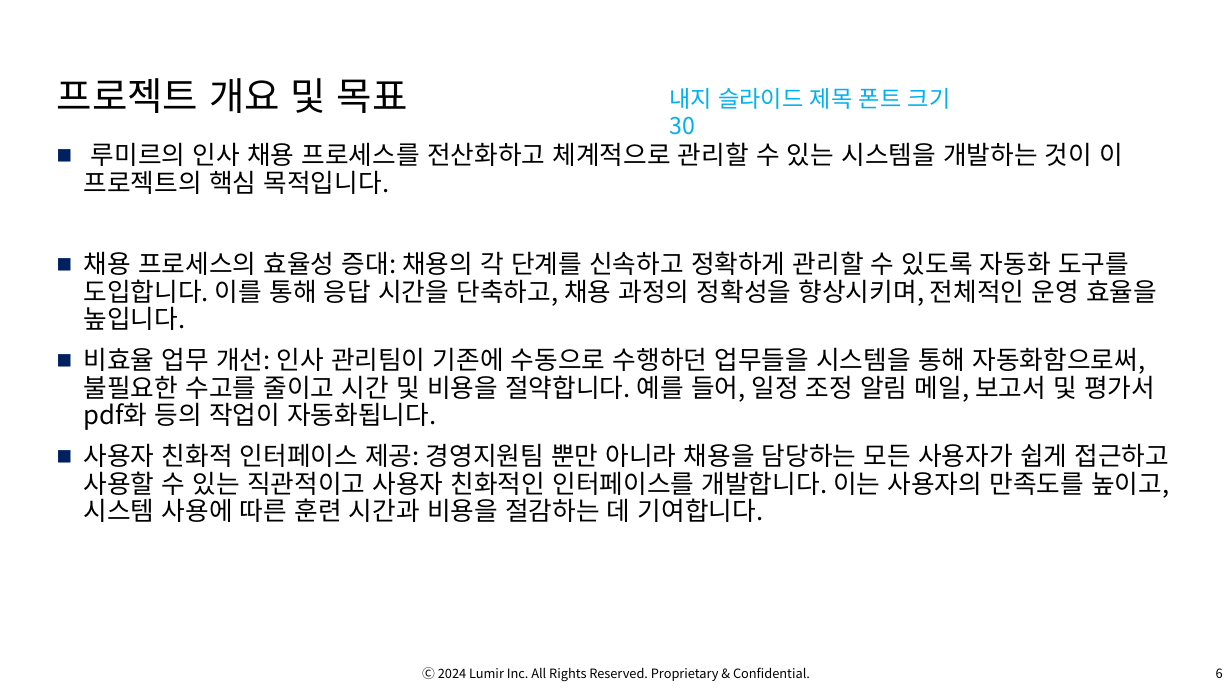
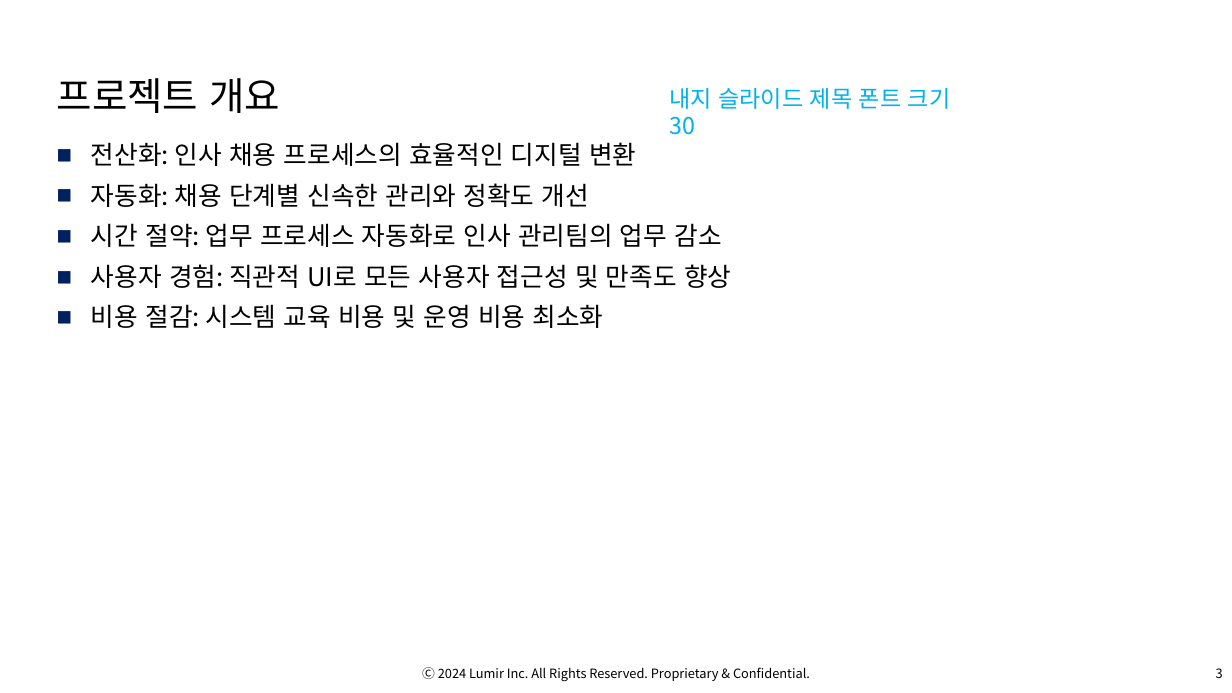
Before and after one commit to OsterRepository/OsterRepository, a slide deck: slide 4 of 기술 7부 김민수 성과 발표.pptx (slide 7 before the commit). Drawn at 1232x693 pixels with LibreOffice and Linux fonts; fonts in the diff are those of the drawing; background and template pictures are left out. Boxes give left, top, right and bottom in pixels: in the first picture for what was removed or moved away, otherwise in the second. Text is boxed around its words. In the diff, an @@ line names an element or a change of style, - is before the commit and + after.

```diff
--- a/기술 7부 김민수 성과 발표.pptx
+++ b/기술 7부 김민수 성과 발표.pptx
@@ title at (57,78,280,113): text changed @@
-프로젝트 개요 및 목표
+프로젝트 개요
@@ text at (91,142,731,328): text changed @@
-■ 루미르의 인사 채용 프로세스를 전산화하고 체계적으로 관리할 수 있는 시스템을 개발하는 것이 이 프로젝트의 핵심 목적입니다.
-■ 채용 프로세스의 효율성 증대: 채용의 각 단계를 신속하고 정확하게 관리할 수 있도록 자동화 도구를 도입합니다. 이를 통해 응답 시간을 단축하고, 채용 과정의 정확성을 향상시키며, 전체적인 운영 효율을 높입니다.
-■ 비효율 업무 개선: 인사 관리팀이 기존에 수동으로 수행하던 업무들을 시스템을 통해 자동화함으로써, 불필요한 수고를 줄이고 시간 및 비용을 절약합니다. 예를 들어, 일정 조정 알림 메일, 보고서 및 평가서 pdf화 등의 작업이 자동화됩니다.
-■ 사용자 친화적 인터페이스 제공: 경영지원팀 뿐만 아니라 채용을 담당하는 모든 사용자가 쉽게 접근하고 사용할 수 있는 직관적이고 사용자 친화적인 인터페이스를 개발합니다. 이는 사용자의 만족도를 높이고, 시스템 사용에 따른 훈련 시간과 비용을 절감하는 데 기여합니다.
+■ 전산화: 인사 채용 프로세스의 효율적인 디지털 변환
+■ 자동화: 채용 단계별 신속한 관리와 정확도 개선
+■ 시간 절약: 업무 프로세스 자동화로 인사 관리팀의 업무 감소
+■ 사용자 경험: 직관적 UI로 모든 사용자 접근성 및 만족도 향상
+■ 비용 절감: 시스템 교육 비용 및 운영 비용 최소화
@@ page number at (1216,668,1223,678): text changed @@
-6
+3
```
Also in this commit, not shown: 4 other slides changed, 8 slides added, 4 slides removed, 1 other file.
